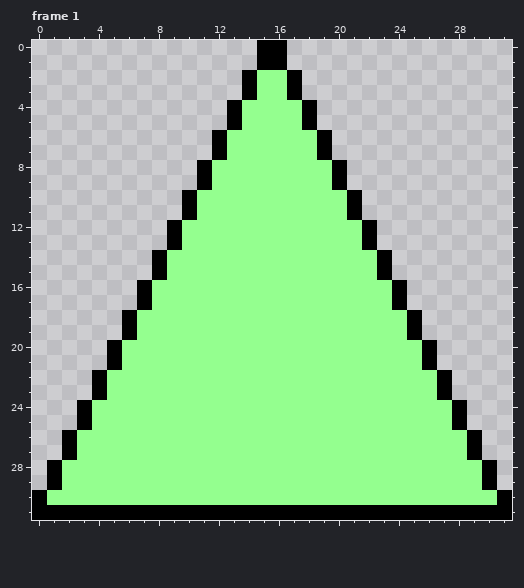
Pixel-art file: Development Limbo/Assets/Art/MenuAndUi/Triangle.aseprite. That is the earlier state.
32x32 pixels, 2 frames. Shown: frame 1. The commit also changed other frames, which this record leaves out.
After:
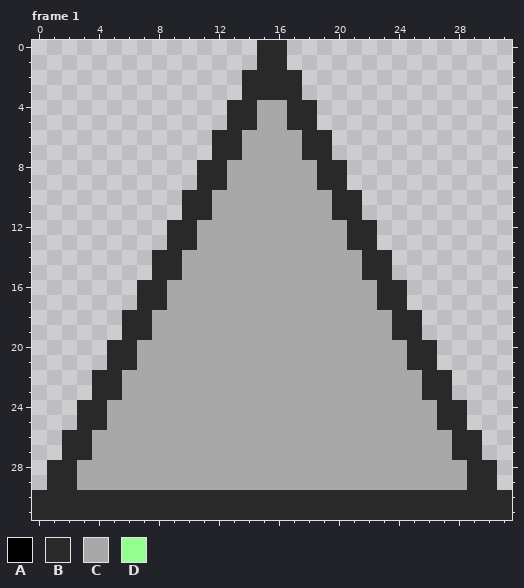
Palette (. is transparent): A #000000  B #292929  C #a8a8a8  D #94ff8f
Changes in this commit:
Changed rows in their new state; - is an unchanged pixel.
Frame 1:
first column x 0:
 0 ---------------BB---------------
 1 ---------------BB---------------
 2 --------------BBBB--------------
 3 --------------BBBB--------------
 4 -------------BBCCBB-------------
 5 -------------BBCCBB-------------
 6 ------------BBCCCCBB------------
 7 ------------BBCCCCBB------------
 8 -----------BBCCCCCCBB-----------
 9 -----------BBCCCCCCBB-----------
10 ----------BBCCCCCCCCBB----------
11 ----------BBCCCCCCCCBB----------
12 ---------BBCCCCCCCCCCBB---------
13 ---------BBCCCCCCCCCCBB---------
14 --------BBCCCCCCCCCCCCBB--------
15 --------BBCCCCCCCCCCCCBB--------
16 -------BBCCCCCCCCCCCCCCBB-------
17 -------BBCCCCCCCCCCCCCCBB-------
18 ------BBCCCCCCCCCCCCCCCCBB------
19 ------BBCCCCCCCCCCCCCCCCBB------
20 -----BBCCCCCCCCCCCCCCCCCCBB-----
21 -----BBCCCCCCCCCCCCCCCCCCBB-----
22 ----BBCCCCCCCCCCCCCCCCCCCCBB----
23 ----BBCCCCCCCCCCCCCCCCCCCCBB----
24 ---BBCCCCCCCCCCCCCCCCCCCCCCBB---
25 ---BBCCCCCCCCCCCCCCCCCCCCCCBB---
26 --BBCCCCCCCCCCCCCCCCCCCCCCCCBB--
27 --BBCCCCCCCCCCCCCCCCCCCCCCCCBB--
28 -BBCCCCCCCCCCCCCCCCCCCCCCCCCCBB-
29 -BBCCCCCCCCCCCCCCCCCCCCCCCCCCBB-
30 BBBBBBBBBBBBBBBBBBBBBBBBBBBBBBBB
31 BBBBBBBBBBBBBBBBBBBBBBBBBBBBBBBB
Boxes around the changes in both pictures, in picture pixels (x1, y1, x2, y2):
changed: (32, 40, 512, 520)
